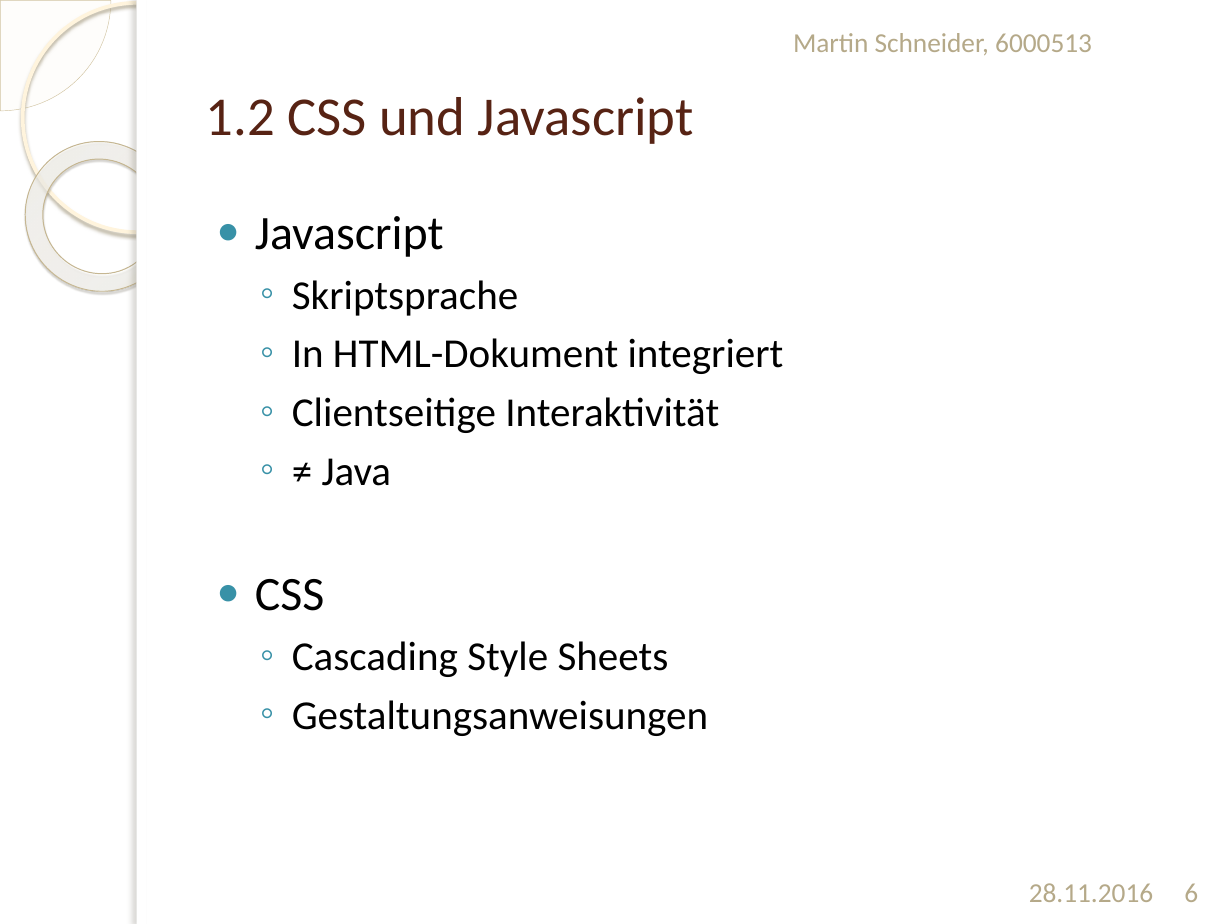
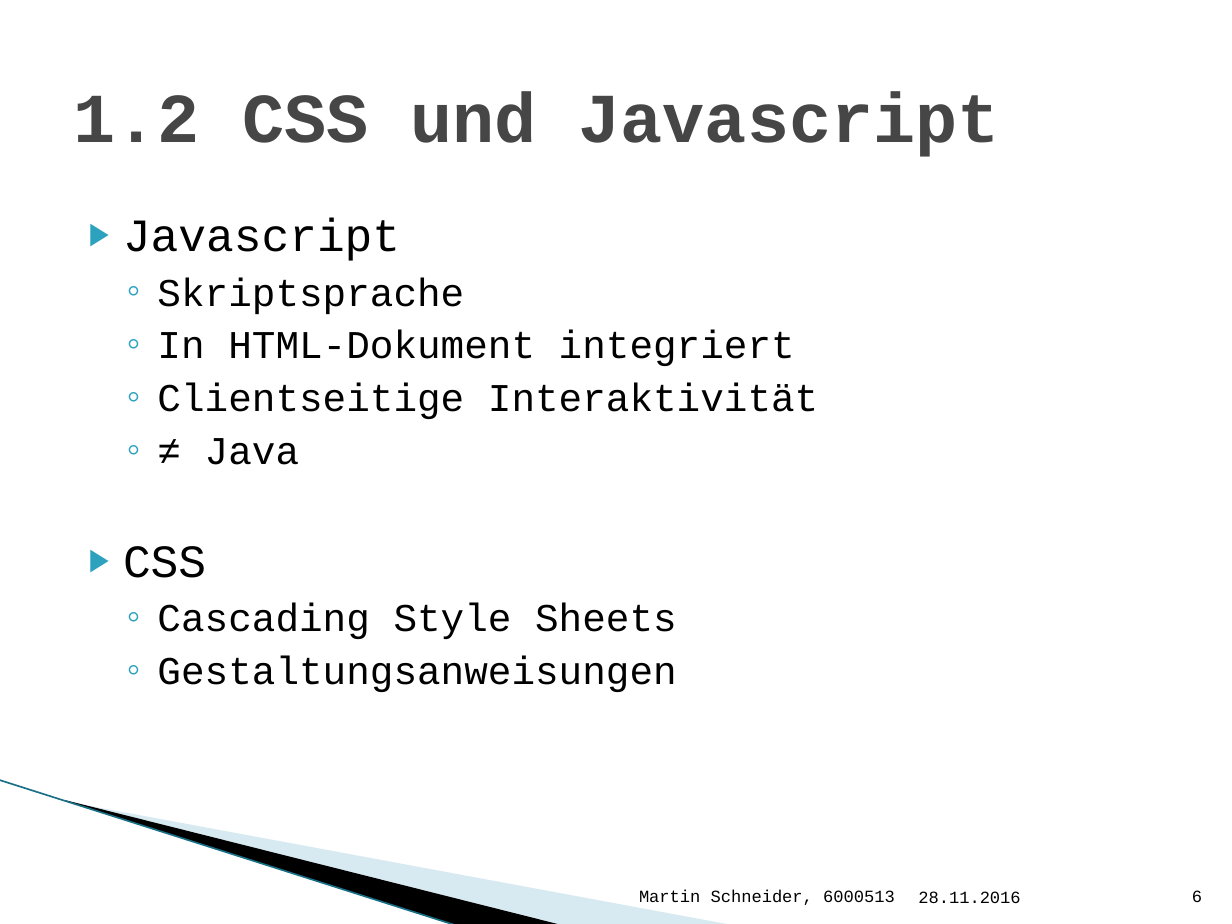
Before and after one commit to Bondzio/Stuff, a slide deck: slide 6 of Bachelor/Präsentation Bachelor.pptx. Drawn at 1232x924 pixels with LibreOffice and Linux fonts; fonts in the diff are those of the drawing; background and template pictures are left out. Boxes give left, top, right and bottom in pixels: in the first picture for what was removed or moved away, otherwise in the second. Text is boxed around its words. In the diff, an @@ line names an element or a change of style, - is before the commit and + after.

```diff
--- a/Bachelor/Präsentation Bachelor.pptx
+++ b/Bachelor/Präsentation Bachelor.pptx
@@ pie slice (boxed as its full ellipse) removed at bbox=[0, 0, 111, 111] @@
@@ ellipse removed at bbox=[22, 2, 251, 232] @@
@@ rectangle removed at bbox=[137, 0, 1232, 920] @@
@@ rectangle removed at bbox=[137, 0, 147, 924] @@
@@ title "1.2 CSS und Javascript": place and size @@
-title "1.2 CSS und Javascript" at bbox=[206, 97, 694, 144]
+title "1.2 CSS und Javascript" at bbox=[74, 91, 1000, 157]
@@ title "1.2 CSS und Javascript" at bbox=[74, 91, 1000, 157]: size 32 to 41 pt, font Calibri to Courier New, text colour #572314 to #464646, bold on @@
@@ donut removed at bbox=[0, 111, 206, 322] @@
@@ text "Javascript": place and size @@
-text "Javascript" at bbox=[255, 216, 784, 736]
+text "Javascript" at bbox=[123, 218, 818, 692]
@@ text "Javascript" at bbox=[123, 218, 818, 692]: size 28 to 27 pt in "Javascript", "CSS"; font Calibri to Courier New; size 24 to 23 pt in "Skriptsprache", "In HTML-Dokument integriert", "Clientseitige Interaktivität", "≠ Java" and 2 more places; bullet ● to ▶; less space between paragraphs; bullet colour #3891A7 to #2DA2BF; indent changed @@
@@ line added from (0, 780) to (457, 924), #97C5D8 0.95 pt @@
@@ freeform shape added at bbox=[65, 800, 563, 924], fill #000000 @@
@@ freeform shape added at bbox=[68, 801, 733, 924], fill #A0CBDC at 40% opacity @@
@@ text "Martin Schneider, 6000513": place and size @@
-text "Martin Schneider, 6000513" at bbox=[793, 33, 1092, 55]
+text "Martin Schneider, 6000513" at bbox=[639, 890, 895, 905]
@@ text "Martin Schneider, 6000513" at bbox=[639, 890, 895, 905]: size 16 to 10 pt, font Calibri to Courier New, text colour #B6A98A to #000000; alignment left to right @@
@@ text "28.11.2016": place and size @@
-text "28.11.2016" at bbox=[1029, 883, 1153, 902]
+text "28.11.2016" at bbox=[918, 891, 1020, 903]
@@ text "28.11.2016" at bbox=[918, 891, 1020, 903]: size 16 to 10 pt, font Calibri to Courier New, text colour #B6A98A to #000000; alignment right to left @@
@@ page number: place and size @@
-page number at bbox=[1184, 883, 1198, 902]
+page number at bbox=[1192, 890, 1202, 902]
@@ page number at bbox=[1192, 890, 1202, 902]: size 16 to 10 pt, font Calibri to Courier New, text colour #B6A98A to #000000; alignment centre to right @@
```
Also in this commit, not shown: 10 other slides changed, 5 other files.
